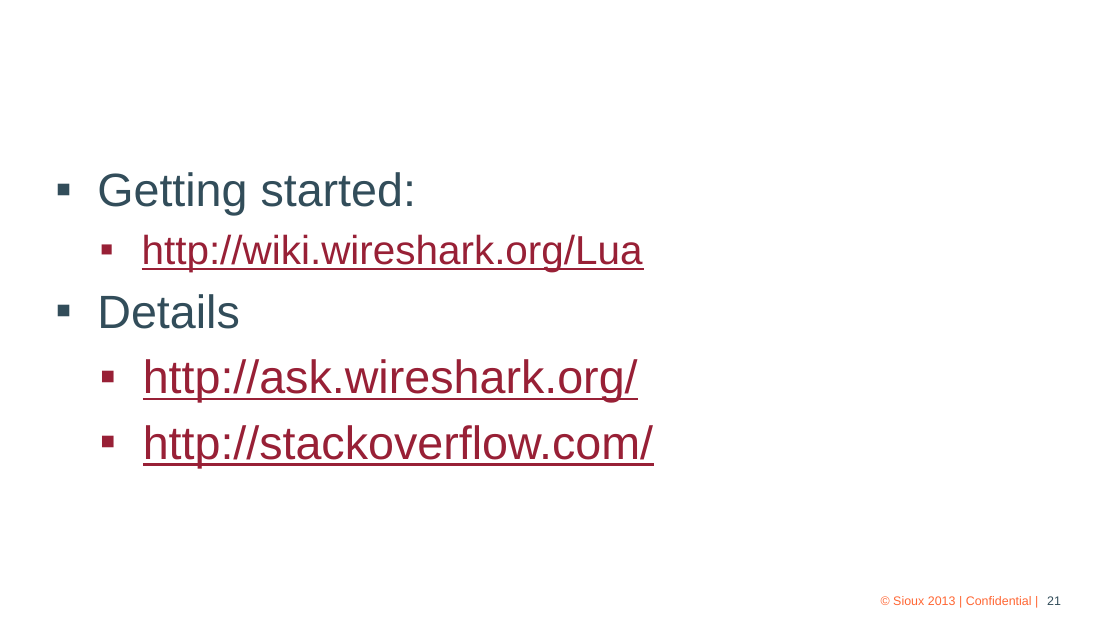
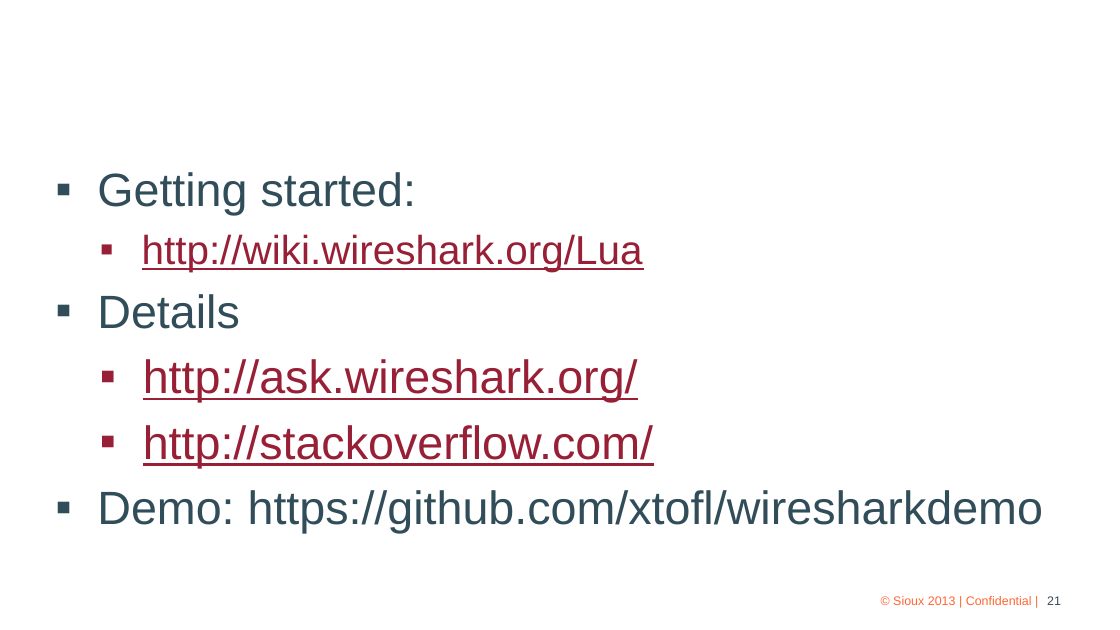
Before and after one commit to xtofl/wiresharkdemo, a slide deck: slide 21 of Lua Wireshark Dissectors.pptx. Drawn at 1120x630 pixels with LibreOffice and Linux fonts; fonts in the diff are those of the drawing; background and template pictures are left out. Boxes give left, top, right and bottom in pixels: in the first picture for what was removed or moved away, otherwise in the second. Text is boxed around its words. In the diff, an @@ line names an element or a change of style, - is before the commit and + after.

Commit message:
[doc] add link to github project

```diff
--- a/Lua Wireshark Dissectors.pptx
+++ b/Lua Wireshark Dissectors.pptx
@@ text at (x1=97, y1=490, x2=1043, y2=533): paragraph added @@
+▪ Demo: https://github.com/xtofl/wiresharkdemo
```
